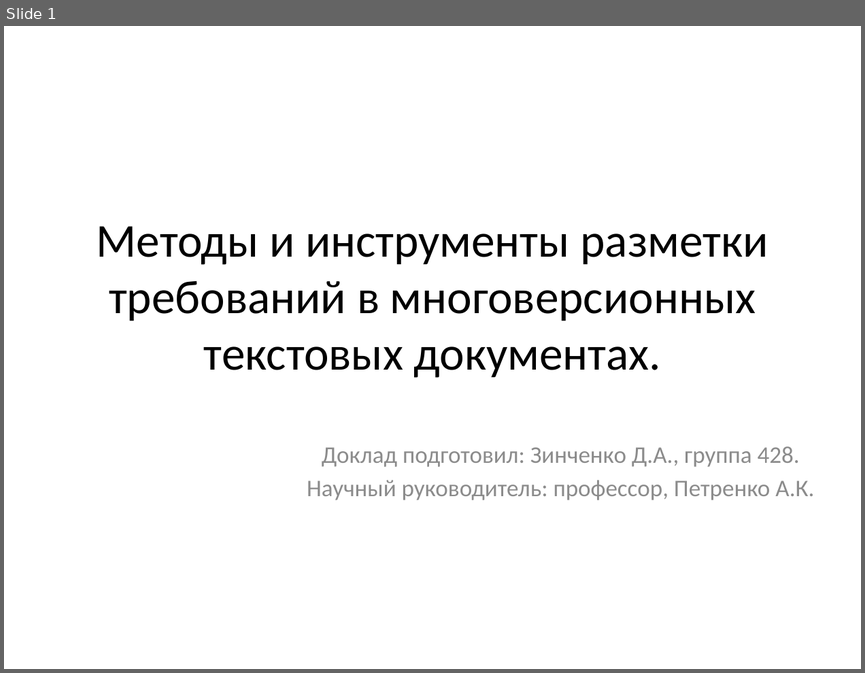
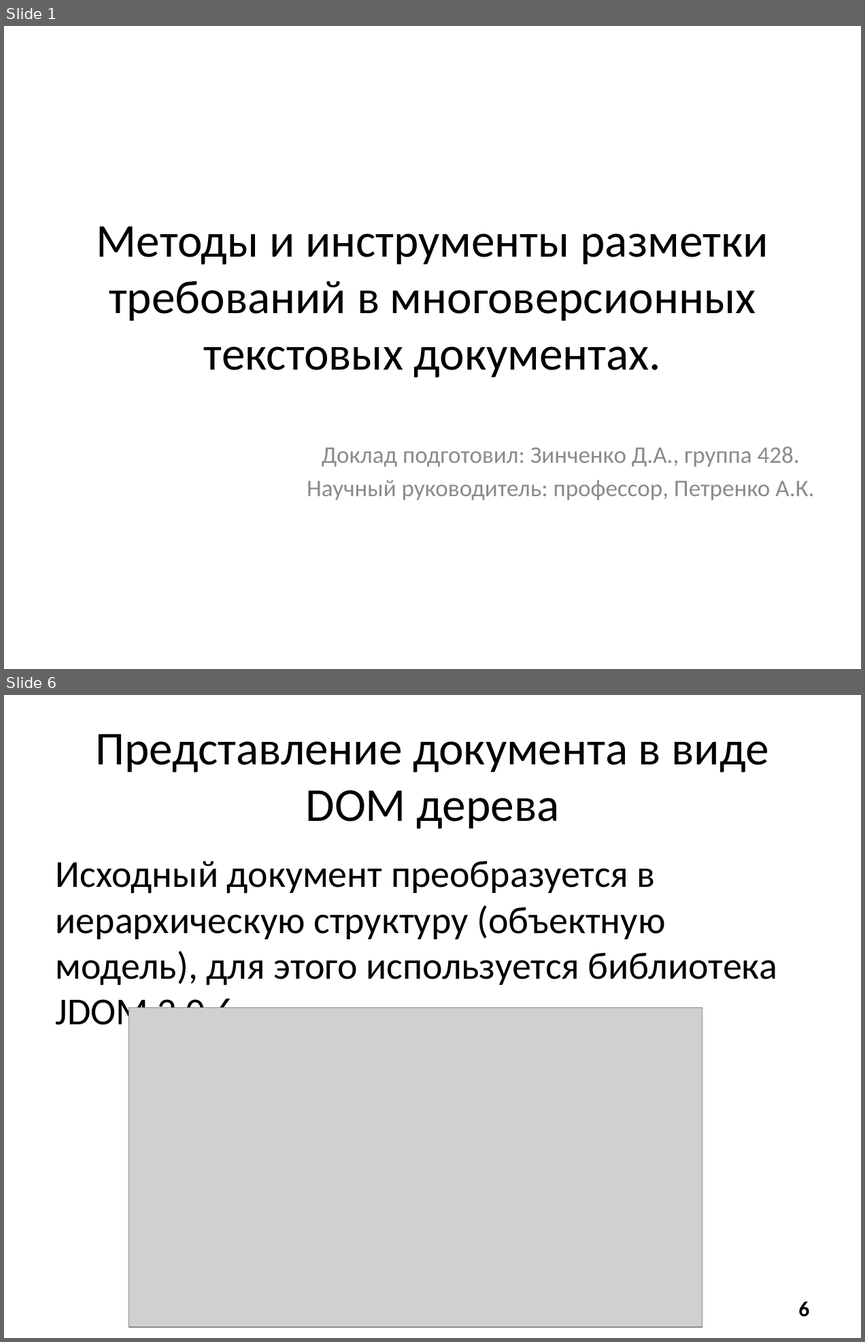
Before and after one commit to Revoltt/ReqSystem, a slide deck: diploma.pptx. Shown one above the other, each under a label of ours: slide 1 before the commit, slides 1 and 6 after it; the slides between them are not shown. The pictures are 865x673 and 865x1342 pixels, drawn with LibreOffice and Linux fonts; fonts in the diff are those of the drawing; grey boxes stand for pictures. Boxes give left, top, right and bottom in pixels: in the first picture for what was removed or moved away, otherwise in the second. Text is boxed around its words. In the diff, an @@ line names an element or a change of style, - is before the commit and + after.

Commit message:
renamed some files, added text and presentation v0.2

```diff
--- a/diploma.pptx
+++ b/diploma.pptx
@@ slide 6 added at [4, 695, 861, 1338], background #FFFFFF @@
@@ title added at [95, 734, 769, 829], 39.6 pt, text #000000 @@
+Представление документа в виде DOM дерева
@@ text added at [56, 861, 777, 1033], 32 pt, text #000000 @@
+Исходный документ преобразуется в иерархическую структуру (объектную модель), для этого используется библиотека JDOM 2.0.6.
@@ picture added at [129, 1007, 702, 1327] @@
@@ page number added at [798, 1301, 809, 1317], 18 pt, text #000000, bold @@
+6
```
Also in this commit, not shown: 8 slides changed, 5 other slides added, 3 slides removed, 8 other files.
